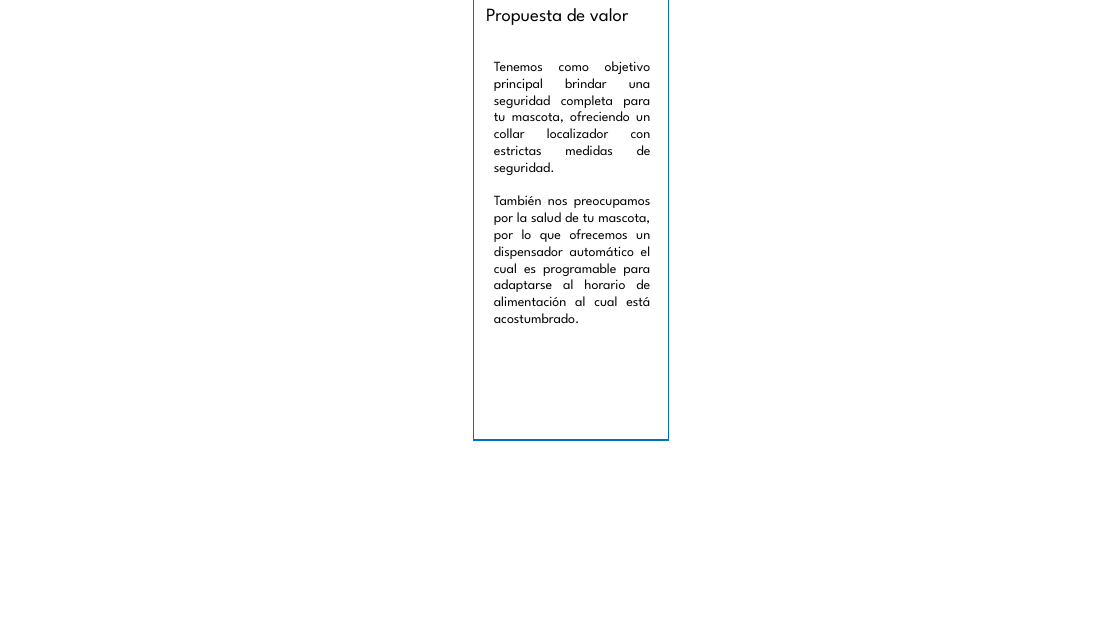
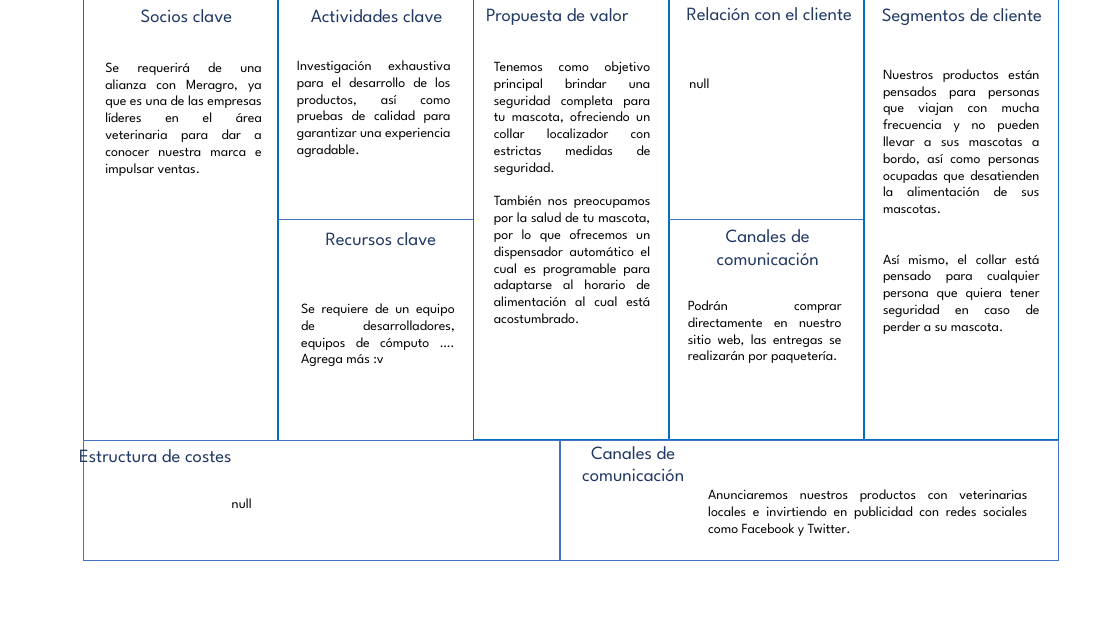
Before and after one commit to elticha/Proyecto-Empresa, a slide deck: slide 2 of Canvas Model/canvas.pptx. Drawn at 1120x630 pixels with LibreOffice and Linux fonts; fonts in the diff are those of the drawing. Boxes give left, top, right and bottom in pixels: in the first picture for what was removed or moved away, otherwise in the second. Text is boxed around its words. In the diff, an @@ line names an element or a change of style, - is before the commit and + after.

```diff
--- a/Canvas Model/canvas.pptx
+++ b/Canvas Model/canvas.pptx
@@ rectangle added at [84,0,278,440], outline #0070C0 1 pt @@
@@ text added at [141,9,232,23], 16 pt, text #203864 @@
+Socios clave
@@ rectangle added at [279,0,473,440], outline #0070C0 1 pt, 18 pt, text #FFFFFF @@
+CV
@@ text added at [311,9,442,23], 16 pt, text #203864 @@
+Actividades clave
@@ text "Propuesta de valor" at [486,8,629,25]: text colour #000000 to #203864 @@
@@ rectangle added at [670,0,864,439], outline #0070C0 1 pt, 18 pt, text #FFFFFF @@
+CV
@@ text added at [687,7,852,21], 16 pt, text #203864 @@
+Relación con el cliente
@@ rectangle added at [865,0,1059,439], outline #0070C0 1 pt @@
@@ text added at [882,8,1042,25], 16 pt, text #203864 @@
+Segmentos de cliente
@@ text added at [105,62,262,176], 12 pt, text #000000 @@
+Se requerirá de una alianza con Meragro, ya que es una de las empresas líderes en el área veterinaria para dar a conocer nuestra marca e impulsar ventas.
@@ text added at [297,60,451,157], 12 pt, text #000000 @@
+Investigación exhaustiva para el desarrollo de los productos, así como pruebas de calidad para garantizar una experiencia agradable.
@@ text added at [689,78,709,88], 12 pt, text #000000 @@
+null
@@ text added at [883,69,1040,334], 12 pt, text #000000 @@
+Nuestros productos están pensados para personas que viajan con mucha frecuencia y no pueden llevar a sus mascotas a bordo, así como personas ocupadas que desatienden la alimentación de sus mascotas.
+Así mismo, el collar está pensado para cualquier persona que quiera tener seguridad en caso de perder a su mascota.
@@ line added from (279, 220) to (473, 220), #4472C4 0.5 pt @@
@@ text added at [326,232,436,246], 16 pt, text #203864 @@
+Recursos clave
@@ line added from (670, 219) to (864, 219), #4472C4 0.5 pt @@
@@ text added at [717,229,819,266], 16 pt, text #203864 @@
+Canales de comunicación
@@ text added at [301,303,455,366], 12 pt, text #000000 @@
+Se requiere de un equipo de desarrolladores, equipos de cómputo …. Agrega más :v
@@ text added at [688,300,842,363], 12 pt, text #000000 @@
+Podrán comprar directamente en nuestro sitio web, las entregas se realizarán por paquetería.
@@ text added at [79,443,232,469], 16 pt, text #203864 @@
+Estructura de costes
@@ rectangle added at [84,440,560,560], outline #4472C4 1 pt @@
@@ rectangle added at [560,440,1059,560], outline #4472C4 1 pt @@
@@ text added at [582,440,684,482], 16 pt, text #203864 @@
+Canales de comunicación
@@ text added at [232,498,252,508], 12 pt, text #000000 @@
+null
@@ text added at [708,489,1027,536], 12 pt, text #000000 @@
+Anunciaremos nuestros productos con veterinarias locales e invirtiendo en publicidad con redes sociales como Facebook y Twitter.
```
Also in this commit, not shown: 7 other files.
